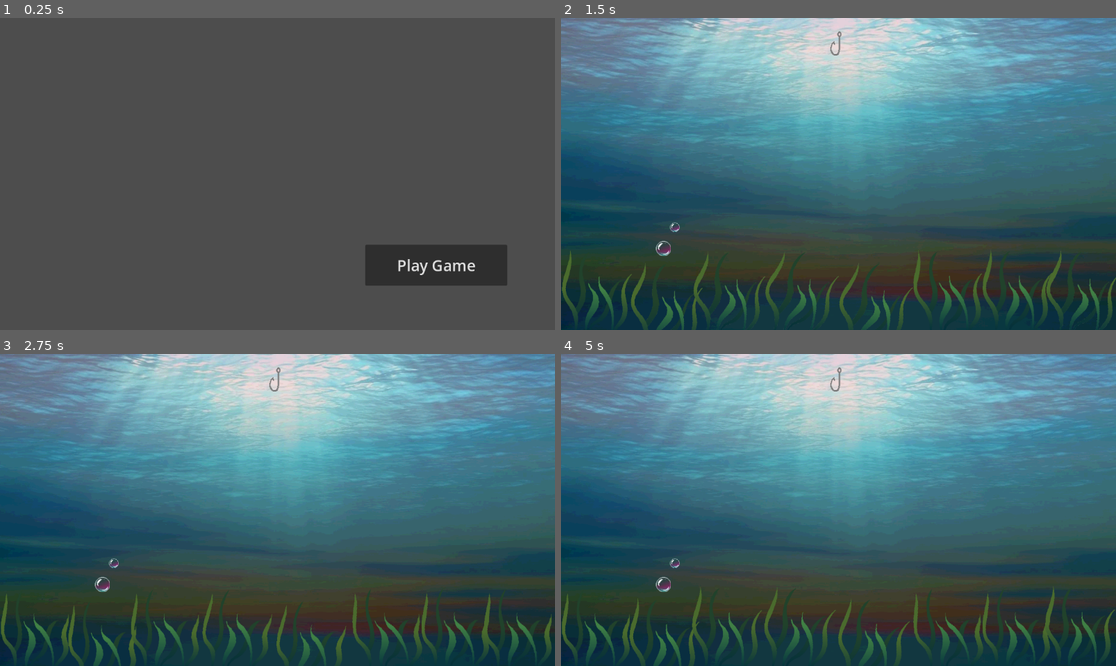
Above: before the commit, frames 1-4 (two rows, left to right).
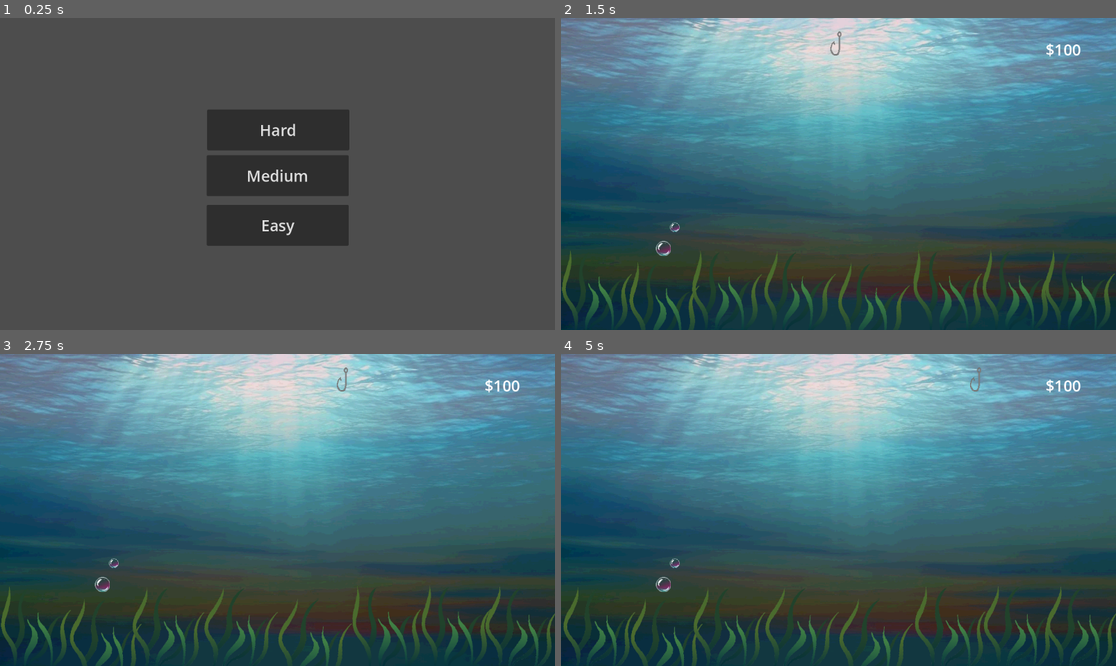
Above: after the commit, the same moments.

Repository: ColinNeary/Bait-and-Switch
Game: Godot game, scene res://UI/Main Menu.tscn
Two runs of this game, one before a commit and one after it. Both use one fixed random seed, a clock stepped at 60 frames per second and the inputs below. The engine's default icon, where the game draws it, is replaced by a stand-in: a white triangle on a blue panel in a dark square.
Inputs (mouse positions are in pixels of both pictures, inside the frame that each line leads up to):
- Up to frame 1 (0.25 s): no input
- Up to frame 2 (1.5 s): click (838, 177) at 0.5 s, where only the run after the commit has a clickable "Medium"; click (999, 264) at 1.25 s, where only the run before the commit has a clickable "Play Game"
- Up to frame 3 (2.75 s): hold D (move_right) from 2.03 s (still down); hold S (release) from 2.03 s (still down)
- Up to frame 4 (5 s): release D (move_right) at 2.78 s; release S (release) at 2.78 s; hold A (move_left) 2.78-3.53 s; tap S (release) at 2.85, 4.35 s; hold S (release) 3.53-4.28 s; hold D (move_right) from 3.53 s (still down)

The runs differ from the first frame. In frame 1, 13% of the frame differs, in the area x 37-92%, y 29-86%; in frame 2, 3.2%; in frame 3, 4.0%; in frame 4, 5.1%.

Commit message:
difficulty!

Diff:
--- a/bait-and-switch/Globals.gd
+++ b/bait-and-switch/Globals.gd
@@ -1,3 +1,4 @@
 extends Node
 
+var starting_money:int
 var fishes_nodePath:NodePath = ^"/root/Game/Fishes"
--- a/bait-and-switch/Scenes/Game/Game.tscn
+++ b/bait-and-switch/Scenes/Game/Game.tscn
@@ -113,11 +113,11 @@
 
 [node name="Left Fish Spawner" parent="." instance=ExtResource("4_y3kpf")]
 position = Vector2(-700, 0)
-spawn_delay = 1.0
+spawn_delay = 1.5
 
 [node name="Right Fish Spawner" parent="." instance=ExtResource("4_y3kpf")]
 position = Vector2(700, 0)
-spawn_delay = 1.0
+MAX_BOB = 150.0
 
 [node name="Right Kill Zone" type="Area2D" parent="."]
 monitorable = false
@@ -141,3 +141,11 @@
 
 [node name="Hook" parent="." instance=ExtResource("10_3586x")]
 position = Vector2(-5, -271)
+
+[node name="Money" type="RichTextLabel" parent="."]
+offset_left = 430.0
+offset_top = -281.0
+offset_right = 584.0
+offset_bottom = -186.0
+theme_override_font_sizes/normal_font_size = 32
+text = "500"
--- a/bait-and-switch/Scenes/Game/game.gd
+++ b/bait-and-switch/Scenes/Game/game.gd
@@ -1 +1,7 @@
 extends Node2D
+
+var current_money:int = Globals.starting_money
+@onready var money_label = $Money
+
+func _ready() -> void:
+	money_label.text = "$" + str(current_money)
--- a/bait-and-switch/Scenes/Hook/Hook.tscn
+++ b/bait-and-switch/Scenes/Hook/Hook.tscn
@@ -1,11 +1,16 @@
-[gd_scene load_steps=4 format=3 uid="uid://d0yuw70y5ci5p"]
+[gd_scene load_steps=5 format=3 uid="uid://d0yuw70y5ci5p"]
 
 [ext_resource type="Script" uid="uid://cbrk0i4jlaych" path="res://Scenes/Hook/hook.gd" id="1_s25ai"]
 [ext_resource type="Texture2D" uid="uid://b2xky505s1ajf" path="res://assets/hook.png" id="2_x4oa4"]
 
 [sub_resource type="CapsuleShape2D" id="CapsuleShape2D_x4oa4"]
 
+[sub_resource type="CircleShape2D" id="CircleShape2D_x4oa4"]
+radius = 12.0
+
 [node name="Hook" type="CharacterBody2D"]
+collision_layer = 0
+collision_mask = 0
 script = ExtResource("1_s25ai")
 
 [node name="CollisionShape2D" type="CollisionShape2D" parent="."]
@@ -14,3 +19,12 @@
 
 [node name="Sprite2D" type="Sprite2D" parent="."]
 texture = ExtResource("2_x4oa4")
+
+[node name="Hook Zone" type="Area2D" parent="."]
+collision_layer = 0
+
+[node name="CollisionShape2D" type="CollisionShape2D" parent="Hook Zone"]
+position = Vector2(-1, 13)
+shape = SubResource("CircleShape2D_x4oa4")
+
+[connection signal="body_entered" from="Hook Zone" to="." method="_on_hook_zone_body_entered"]
--- a/bait-and-switch/Scenes/Hook/hook.gd
+++ b/bait-and-switch/Scenes/Hook/hook.gd
@@ -3,17 +3,27 @@
 @export var target_speed:float = 100
 @export var acceleration:float = 2
 
-var target_direction:Vector2 = Vector2(0, 0)
 
 func _input(event: InputEvent) -> void:
-	if event.is_action_pressed("move_left"):
-		target_direction = Vector2.LEFT
-	elif event.is_action_pressed("move_right"):
-		target_direction = Vector2.RIGHT
-	elif event.is_action_pressed("release"):
-		pass
+	if Input.is_action_pressed("move_left"):
+		velocity.x = -200
+	elif Input.is_action_pressed("move_right"):
+		velocity.x = 200
+	elif Input.is_action_just_pressed("release"):
+		velocity.y = 400
 	else:
-		target_direction = Vector2.ZERO
+		velocity.x = 0
 
 func _physics_process(delta: float) -> void:
-	velocity = velocity.move_toward(target_direction * target_speed, acceleration*delta)
+	if self.global_position.y > 250:
+		velocity.y = -350
+	elif self.global_position.y < -271:
+		velocity.y = 0
+		self.global_position.y += 1
+	move_and_slide()
+
+
+func _on_hook_zone_body_entered(body: Node2D) -> void:
+	if body is Fish:
+		body.process_mode = Node.PROCESS_MODE_DISABLED
+		body.reparent(self)
--- a/bait-and-switch/UI/Main Menu.tscn
+++ b/bait-and-switch/UI/Main Menu.tscn
@@ -7,12 +7,31 @@
 
 [node name="Camera2D" type="Camera2D" parent="."]
 
-[node name="Button" type="Button" parent="."]
-offset_left = 182.0
-offset_top = 147.0
-offset_right = 477.0
-offset_bottom = 232.0
+[node name="Easy Button" type="Button" parent="."]
+offset_left = -147.0
+offset_top = 64.0
+offset_right = 148.0
+offset_bottom = 149.0
 theme_override_font_sizes/font_size = 32
-text = "Play Game"
+text = "Easy
+"
 
-[connection signal="pressed" from="Button" to="." method="_on_button_pressed"]
+[node name="Medium Button" type="Button" parent="."]
+offset_left = -147.0
+offset_top = -39.0
+offset_right = 148.0
+offset_bottom = 46.0
+theme_override_font_sizes/font_size = 32
+text = "Medium"
+
+[node name="Hard Button" type="Button" parent="."]
+offset_left = -146.0
+offset_top = -134.0
+offset_right = 149.0
+offset_bottom = -49.0
+theme_override_font_sizes/font_size = 32
+text = "Hard"
+
+[connection signal="pressed" from="Easy Button" to="." method="_on_easy_button_pressed"]
+[connection signal="pressed" from="Medium Button" to="." method="_on_medium_button_pressed"]
+[connection signal="pressed" from="Hard Button" to="." method="_on_hard_button_pressed"]
--- a/bait-and-switch/UI/main_menu.gd
+++ b/bait-and-switch/UI/main_menu.gd
@@ -2,5 +2,17 @@
 
 var game_path:String = "res://Scenes/Game/Game.tscn"
 
-func _on_button_pressed() -> void:
+
+func _on_easy_button_pressed() -> void:
+	Globals.starting_money = 200
 	get_tree().change_scene_to_file(game_path)
+
+
+func _on_medium_button_pressed() -> void:
+	Globals.starting_money = 100
+	get_tree().change_scene_to_file(game_path)
+
+
+func _on_hard_button_pressed() -> void:
+	Globals.starting_money = 50
+	get_tree().change_scene_to_file(game_path)
